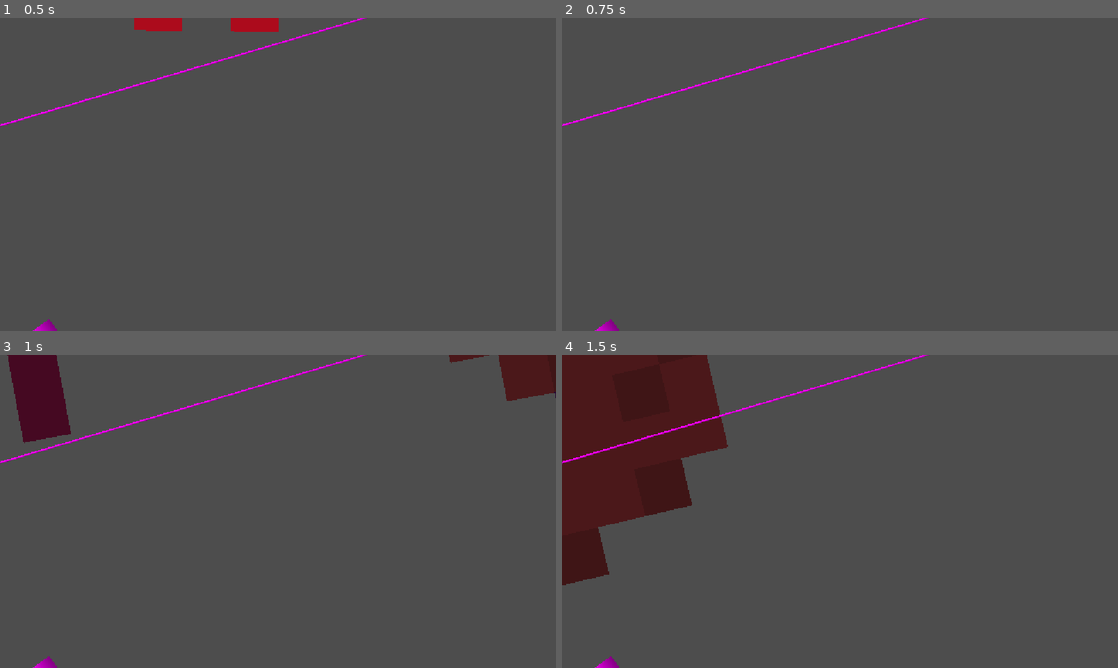
Above: before the commit, frames 1-4 (two rows, left to right).
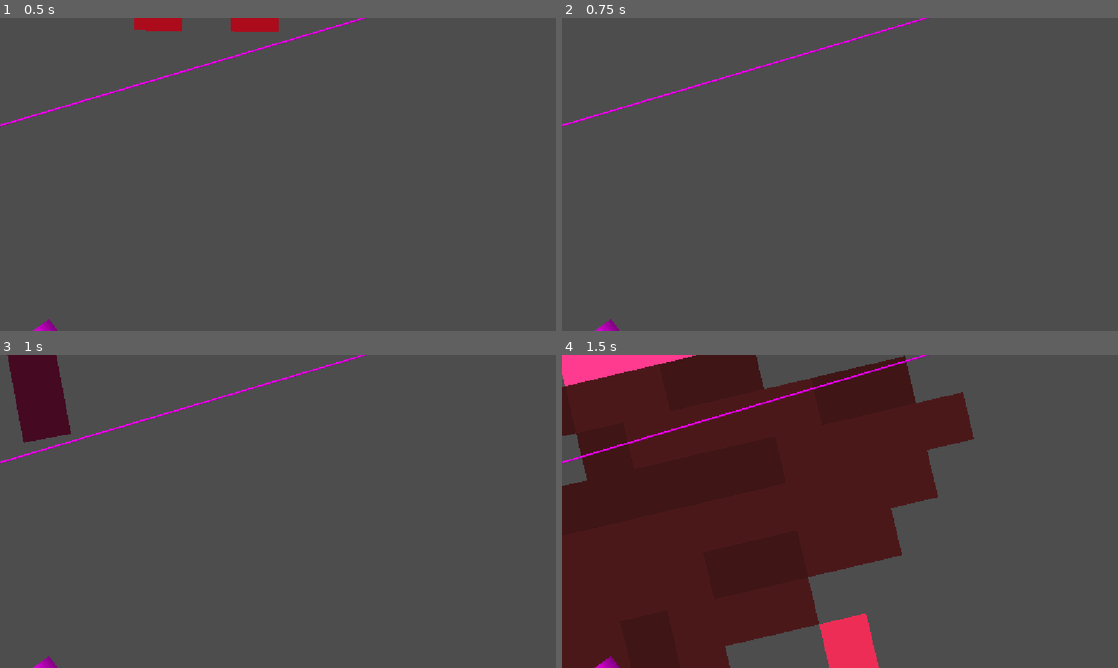
Above: after the commit, the same moments.

Repository: Nikug/fgj-2026
Game: Godot game, scene res://aleksi/Aleksi.tscn
The game is run twice, just before and just after one commit, with the same random seed, the same clock (stepped at 60 frames per second) and the same inputs. This scene is started directly instead of the project's main scene.
Inputs (mouse positions are in pixels of both pictures, inside the frame that each line leads up to):
- Up to frame 1 (0.5 s): no input
- Up to frame 2 (0.75 s): tap Enter (ui_accept) at 0.5 s; move the mouse to (812, 237) at 0.52 s; hold Right (right) from 0.53 s (still down); tap R (r) at 0.6 s
- Up to frame 3 (1 s): keep holding Right (right); tap Space (jump) at 0.77, 0.8 s
- Up to frame 4 (1.5 s): keep holding Right (right); tap Space (jump) at 1.07, 1.35 s; move the mouse to (1006, 558) at 1.27 s

Frames 1-2 are identical in both runs. In frame 3, 1.4% of the frame differs, in the area x 80-100%, y 0-15%; in frame 4, 44%, in the area x 0-75%, y 0-100%.

Commit message:
add jump animation

Diff:
--- a/skeittipeli/aleksi/Pelaaja.tscn
+++ b/skeittipeli/aleksi/Pelaaja.tscn
@@ -4,6 +4,7 @@
 [ext_resource type="Script" uid="uid://2wtpx6vrkc3x" path="res://aleksi/ukkeli_keho.gd" id="2_0hb6c"]
 [ext_resource type="Texture2D" uid="uid://cu3j24k3p1ol0" path="res://maija/stuff/Sprite-0001-Sheet.png" id="3_c7nej"]
 [ext_resource type="Texture2D" uid="uid://crinur22nsvca" path="res://maija/stuff/Sprite-0002-Sheet.png" id="3_p07sf"]
+[ext_resource type="Texture2D" uid="uid://6krh1p4ijonc" path="res://maija/stuff/jump.png" id="4_3qvlx"]
 
 [sub_resource type="ShaderMaterial" id="ShaderMaterial_q6vvs"]
 
@@ -32,6 +33,22 @@
 atlas = ExtResource("3_p07sf")
 region = Rect2(96, 0, 32, 32)
 
+[sub_resource type="AtlasTexture" id="AtlasTexture_t25oh"]
+atlas = ExtResource("4_3qvlx")
+region = Rect2(0, 0, 32, 32)
+
+[sub_resource type="AtlasTexture" id="AtlasTexture_bbff6"]
+atlas = ExtResource("4_3qvlx")
+region = Rect2(32, 0, 32, 32)
+
+[sub_resource type="AtlasTexture" id="AtlasTexture_xhpit"]
+atlas = ExtResource("4_3qvlx")
+region = Rect2(64, 0, 32, 32)
+
+[sub_resource type="AtlasTexture" id="AtlasTexture_jjmc6"]
+atlas = ExtResource("4_3qvlx")
+region = Rect2(96, 0, 32, 32)
+
 [sub_resource type="AtlasTexture" id="AtlasTexture_p07sf"]
 atlas = ExtResource("3_c7nej")
 region = Rect2(0, 0, 32, 32)
@@ -57,6 +74,23 @@
 }],
 "loop": false,
 "name": &"fall",
+"speed": 8.0
+}, {
+"frames": [{
+"duration": 1.0,
+"texture": SubResource("AtlasTexture_t25oh")
+}, {
+"duration": 1.0,
+"texture": SubResource("AtlasTexture_bbff6")
+}, {
+"duration": 1.0,
+"texture": SubResource("AtlasTexture_xhpit")
+}, {
+"duration": 1.0,
+"texture": SubResource("AtlasTexture_jjmc6")
+}],
+"loop": false,
+"name": &"jump",
 "speed": 8.0
 }, {
 "frames": [{
@@ -104,6 +138,6 @@
 texture_repeat = 2
 position = Vector2(-1, 2.0000002)
 sprite_frames = SubResource("SpriteFrames_e4c05")
-animation = &"fall"
+animation = &"jump"
 frame = 3
-frame_progress = 0.36112726
+frame_progress = 1.0
--- a/skeittipeli/aleksi/ukkeli.gd
+++ b/skeittipeli/aleksi/ukkeli.gd
@@ -51,6 +51,7 @@
     has_double_jumped = false
     was_in_air = false
     total_rotation = 0.0
+    land()
 
 
   # Get the input direction and handle the movement/deceleration.
@@ -87,11 +88,12 @@
   if Input.is_action_just_pressed("jump"):
       if collided:
           velocity += get_last_slide_collision().get_normal().rotated(deg_to_rad(-90)) * 200
+          animated_sprite_2.play("jump")
         # Normal jump from floor
         #jump()
       else:
           velocity.x -= 600
-  velocity.x = max(-MAX_MOVEMENT_SPEED, velocity.x) if velocity.x <0 else min(MAX_MOVEMENT_SPEED, velocity.x)
+  velocity.x = max(-MAX_MOVEMENT_SPEED, velocity.x) if velocity.x < 0 else min(MAX_MOVEMENT_SPEED, velocity.x)
   update_facing_direction()
 
 func update_facing_direction():
@@ -103,6 +105,7 @@
 func jump():
   velocity.y = jump_velocity
   animation_locked = true
+  animated_sprite_2.play("jump")
 
 func double_jump():
   animated_sprite_2.play("fall")
@@ -113,6 +116,7 @@
 
 func land():
   animation_locked = true
+  animated_sprite_2.play("skate")
 
 func _on_animation_finished():
   if animated_sprite_2.animation == "fall":
Binary file added: skeittipeli/maija/stuff/Sprite-0003.aseprite
Binary file added: skeittipeli/maija/stuff/jump.png
Not shown, added: skeittipeli/maija/stuff/jump.png.import
